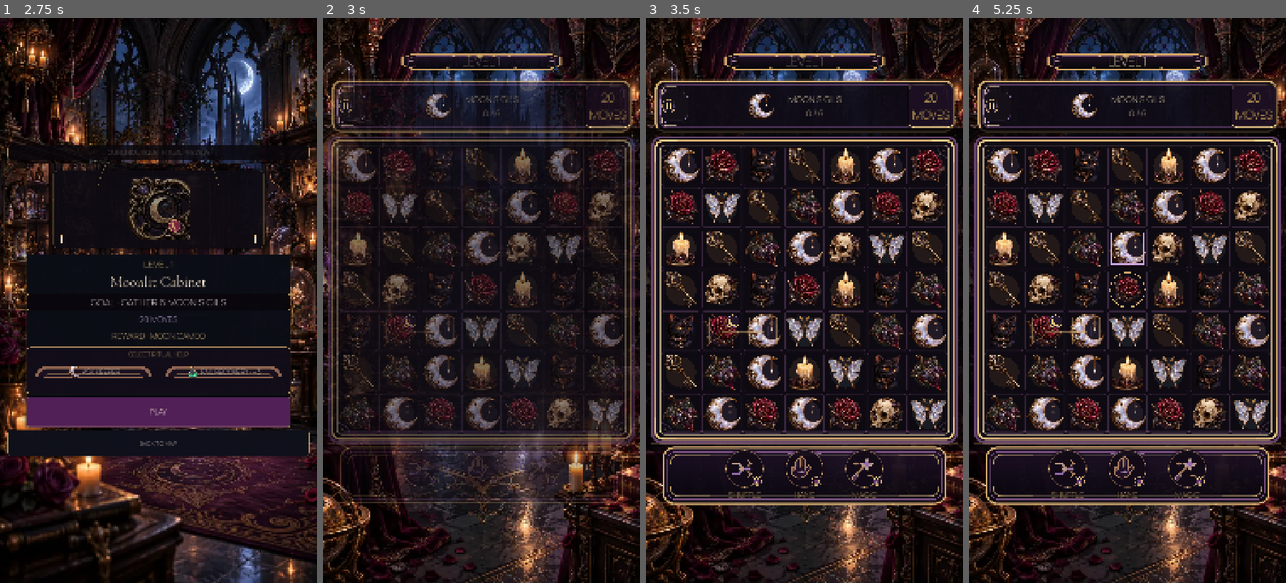
Above: before the commit, frames 1-4 (left to right).
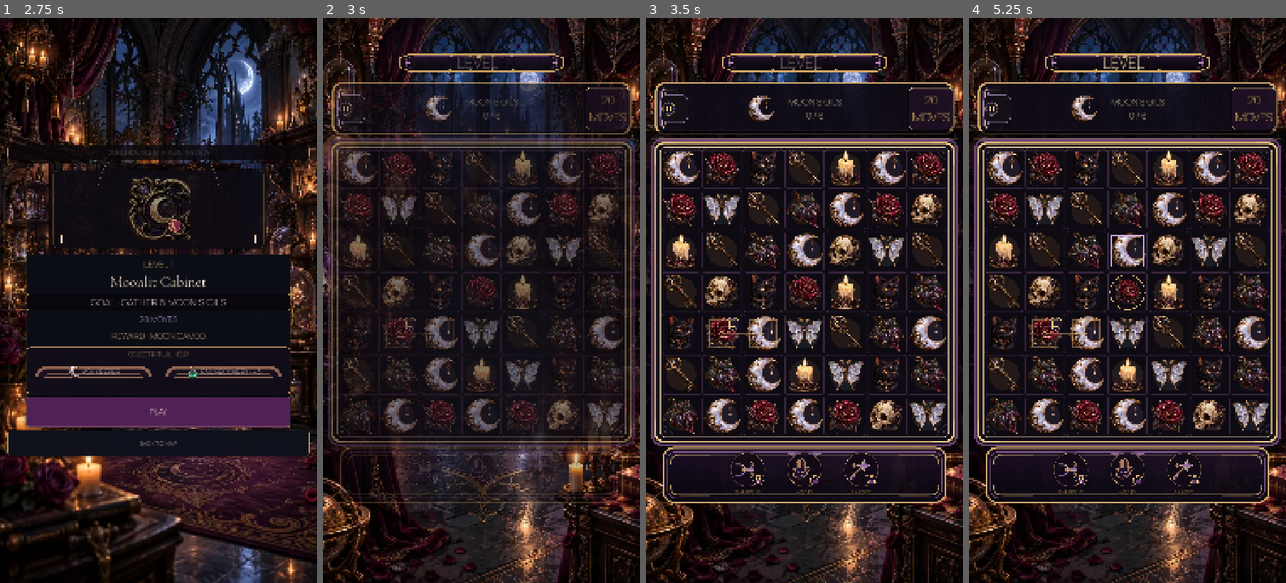
Above: after the commit, the same moments.

Repository: Jay-prodesign/akilta-match3
Game: Godot game, scene res://src/app/app_bootstrap.tscn
Same seed, same stepped clock (60 frames per second), same inputs: the game is played once before the commit and once after it.
Inputs (mouse positions are in pixels of both pictures, inside the frame that each line leads up to):
- Up to frame 1 (2.75 s): click "ENTER THE HOUSE" at 0.5 s; click "PLAY LEVEL 1" at 1.25 s; click "1" at 2 s
- Up to frame 2 (3 s): click "PLAY" at 2.75 s
- Up to frame 3 (3.5 s): no input
- Up to frame 4 (5.25 s): click (997, 108) at 3.5 s; click "RESTART LEVEL" at 4.25 s; tap Enter at 5 s; drag from (1127, 289) to (1159, 176) at 5.02 s

Frame 1 is identical in both runs. In frame 2, 16% of the frame differs, in the area x 1-100%, y 6-86%; in frame 3, 26%; in frame 4, 26%, in the area x 0-100%, y 6-87%.

Commit message:
Strengthen Level plaque type and unclamp booster labels

Diff:
--- a/src/ui/gameplay/gameplay_screen.tscn
+++ b/src/ui/gameplay/gameplay_screen.tscn
@@ -384,16 +384,18 @@
 theme_override_constants/separation = 8
 
 [node name="LevelPlaque" type="PanelContainer" parent="Layout"]
-custom_minimum_size = Vector2(600, 96)
+custom_minimum_size = Vector2(620, 104)
 layout_mode = 2
 size_flags_horizontal = 4
 
 [node name="Eyebrow" type="Label" parent="Layout/LevelPlaque"]
 layout_mode = 2
-theme_override_colors/font_color = Color(1, 0.91, 0.69, 1)
-theme_override_colors/font_outline_color = Color(0.015, 0.01, 0.022, 0.99)
-theme_override_constants/outline_size = 5
-theme_override_font_sizes/font_size = 42
+theme_override_colors/font_color = Color(1, 0.94, 0.70, 1)
+theme_override_colors/font_outline_color = Color(0.03, 0.012, 0.04, 1)
+theme_override_colors/font_shadow_color = Color(0, 0, 0, 0.9)
+theme_override_constants/shadow_offset_y = 2
+theme_override_constants/outline_size = 8
+theme_override_font_sizes/font_size = 52
 text = "LEVEL 1"
 horizontal_alignment = 1
 vertical_alignment = 1
@@ -598,14 +600,14 @@
 vertical_alignment = 1
 
 [node name="SealedSlotA" type="VBoxContainer" parent="BoosterTray/BoosterActions"]
-custom_minimum_size = Vector2(166, 182)
+custom_minimum_size = Vector2(156, 166)
 layout_mode = 2
 size_flags_vertical = 4
 theme_override_constants/separation = 4
 alignment = 1
 
 [node name="SealedBoostA" type="Button" parent="BoosterTray/BoosterActions/SealedSlotA"]
-custom_minimum_size = Vector2(128, 128)
+custom_minimum_size = Vector2(118, 118)
 layout_mode = 2
 size_flags_horizontal = 4
 disabled = true
@@ -616,7 +618,7 @@
 theme_override_styles/disabled = SubResource("BoosterSealedStyle")
 text = "SHUFFLE"
 expand_icon = true
-theme_override_constants/icon_max_width = 102
+theme_override_constants/icon_max_width = 94
 tooltip_text = "Shuffle booster · sealed until its gameplay entitlement is implemented"
 
 [node name="SealBadge" type="TextureRect" parent="BoosterTray/BoosterActions/SealedSlotA/SealedBoostA"]
@@ -634,25 +636,25 @@
 stretch_mode = 5
 
 [node name="Label" type="Label" parent="BoosterTray/BoosterActions/SealedSlotA"]
-custom_minimum_size = Vector2(0, 42)
+custom_minimum_size = Vector2(0, 32)
 layout_mode = 2
 theme_override_colors/font_color = Color(0.965, 0.87, 0.69, 1)
 theme_override_colors/font_outline_color = Color(0.02, 0.014, 0.028, 0.98)
 theme_override_constants/outline_size = 5
-theme_override_font_sizes/font_size = 28
+theme_override_font_sizes/font_size = 22
 text = "SHUFFLE"
 horizontal_alignment = 1
 vertical_alignment = 1
 
 [node name="SealedSlotB" type="VBoxContainer" parent="BoosterTray/BoosterActions"]
-custom_minimum_size = Vector2(166, 182)
+custom_minimum_size = Vector2(156, 166)
 layout_mode = 2
 size_flags_vertical = 4
 theme_override_constants/separation = 4
 alignment = 1
 
 [node name="SealedBoostB" type="Button" parent="BoosterTray/BoosterActions/SealedSlotB"]
-custom_minimum_size = Vector2(128, 128)
+custom_minimum_size = Vector2(118, 118)
 layout_mode = 2
 size_flags_horizontal = 4
 disabled = true
@@ -663,7 +665,7 @@
 theme_override_styles/disabled = SubResource("BoosterSealedStyle")
 text = "HAND"
 expand_icon = true
-theme_override_constants/icon_max_width = 102
+theme_override_constants/icon_max_width = 94
 tooltip_text = "Hand booster · sealed until its gameplay entitlement is implemented"
 
 [node name="SealBadge" type="TextureRect" parent="BoosterTray/BoosterActions/SealedSlotB/SealedBoostB"]
@@ -681,25 +683,25 @@
 stretch_mode = 5
 
 [node name="Label" type="Label" parent="BoosterTray/BoosterActions/SealedSlotB"]
-custom_minimum_size = Vector2(0, 42)
+custom_minimum_size = Vector2(0, 32)
 layout_mode = 2
 theme_override_colors/font_color = Color(0.965, 0.87, 0.69, 1)
 theme_override_colors/font_outline_color = Color(0.02, 0.014, 0.028, 0.98)
 theme_override_constants/outline_size = 5
-theme_override_font_sizes/font_size = 28
+theme_override_font_sizes/font_size = 22
 text = "HAND"
 horizontal_alignment = 1
 vertical_alignment = 1
 
 [node name="SealedSlotC" type="VBoxContainer" parent="BoosterTray/BoosterActions"]
-custom_minimum_size = Vector2(166, 182)
+custom_minimum_size = Vector2(156, 166)
 layout_mode = 2
 size_flags_vertical = 4
 theme_override_constants/separation = 4
 alignment = 1
 
 [node name="SealedBoostC" type="Button" parent="BoosterTray/BoosterActions/SealedSlotC"]
-custom_minimum_size = Vector2(128, 128)
+custom_minimum_size = Vector2(118, 118)
 layout_mode = 2
 size_flags_horizontal = 4
 disabled = true
@@ -710,7 +712,7 @@
 theme_override_styles/disabled = SubResource("BoosterSealedStyle")
 text = "MAGIC"
 expand_icon = true
-theme_override_constants/icon_max_width = 102
+theme_override_constants/icon_max_width = 94
 tooltip_text = "Magic booster · sealed until its gameplay entitlement is implemented"
 
 [node name="SealBadge" type="TextureRect" parent="BoosterTray/BoosterActions/SealedSlotC/SealedBoostC"]
@@ -728,12 +730,12 @@
 stretch_mode = 5
 
 [node name="Label" type="Label" parent="BoosterTray/BoosterActions/SealedSlotC"]
-custom_minimum_size = Vector2(0, 42)
+custom_minimum_size = Vector2(0, 32)
 layout_mode = 2
 theme_override_colors/font_color = Color(0.965, 0.87, 0.69, 1)
 theme_override_colors/font_outline_color = Color(0.02, 0.014, 0.028, 0.98)
 theme_override_constants/outline_size = 5
-theme_override_font_sizes/font_size = 28
+theme_override_font_sizes/font_size = 22
 text = "MAGIC"
 horizontal_alignment = 1
 vertical_alignment = 1
